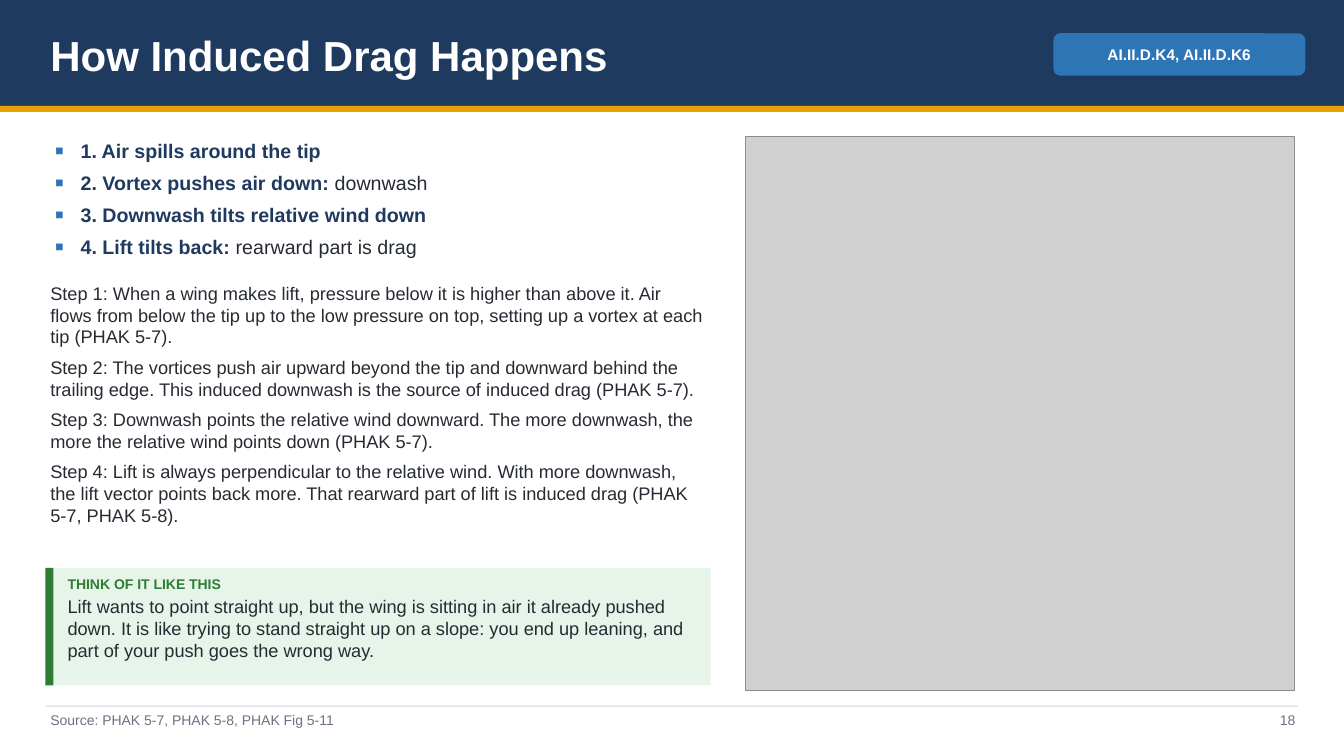
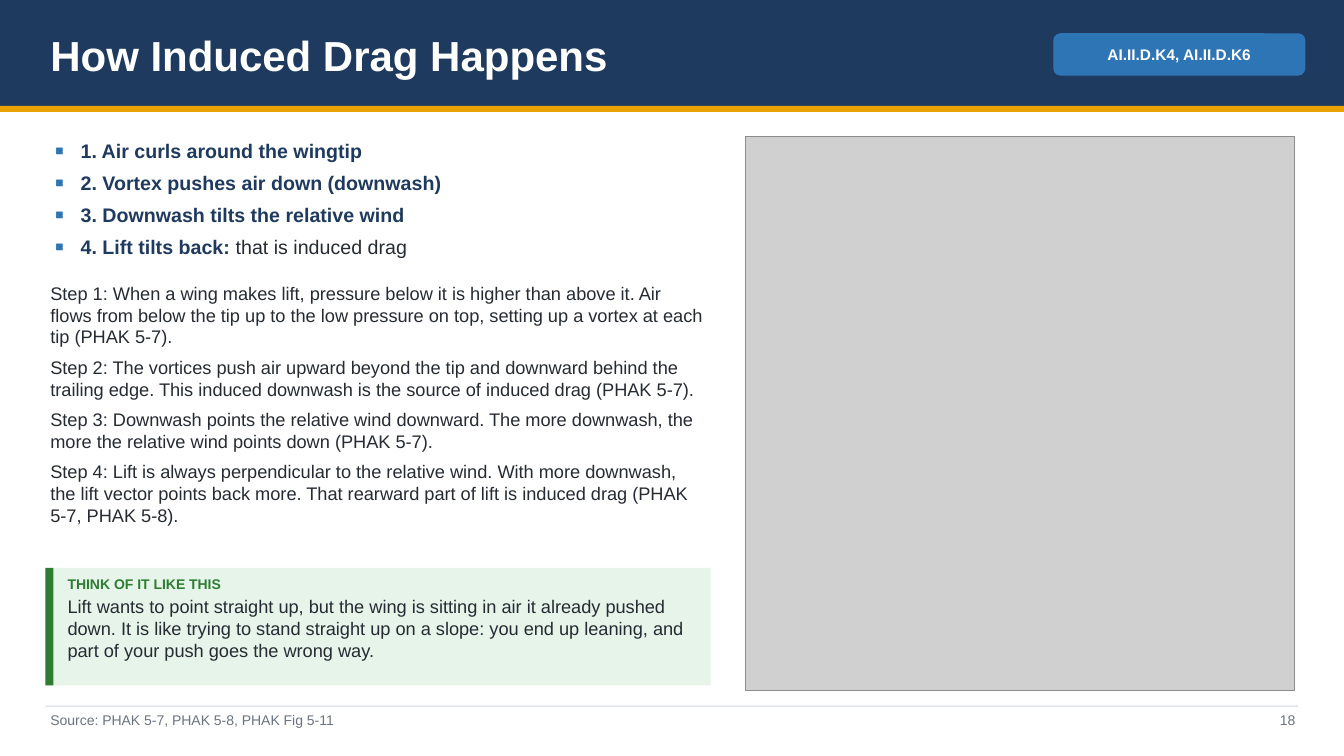
Before and after one commit to greenleeezekial1-glitch/Claude, a slide deck: slide 18 of Area II - Technical Subject Areas/II.D Principles of Flight - Slides.pptx. Drawn at 1344x756 pixels with LibreOffice and Linux fonts; fonts in the diff are those of the drawing; grey boxes stand for pictures. Boxes give left, top, right and bottom in pixels: in the first picture for what was removed or moved away, otherwise in the second. Text is boxed around its words. In the diff, an @@ line names an element or a change of style, - is before the commit and + after.

```diff
--- a/Area II - Technical Subject Areas/II.D Principles of Flight - Slides.pptx
+++ b/Area II - Technical Subject Areas/II.D Principles of Flight - Slides.pptx
@@ text at [81, 143, 441, 258]: text changed @@
-■ 1. Air spills around the tip
-■ 2. Vortex pushes air down: downwash
-■ 3. Downwash tilts relative wind down
-■ 4. Lift tilts back: rearward part is drag
+■ 1. Air curls around the wingtip
+■ 2. Vortex pushes air down (downwash)
+■ 3. Downwash tilts the relative wind
+■ 4. Lift tilts back: that is induced drag
```
Also in this commit, not shown: 31 other slides changed, 6 other files.
